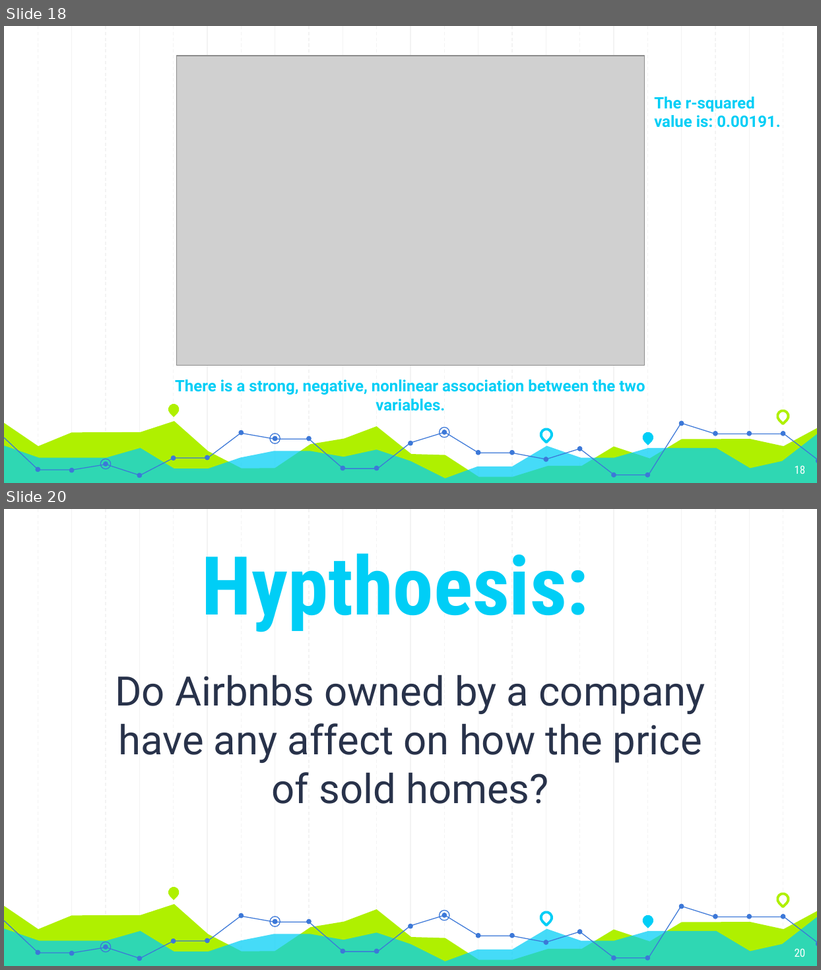
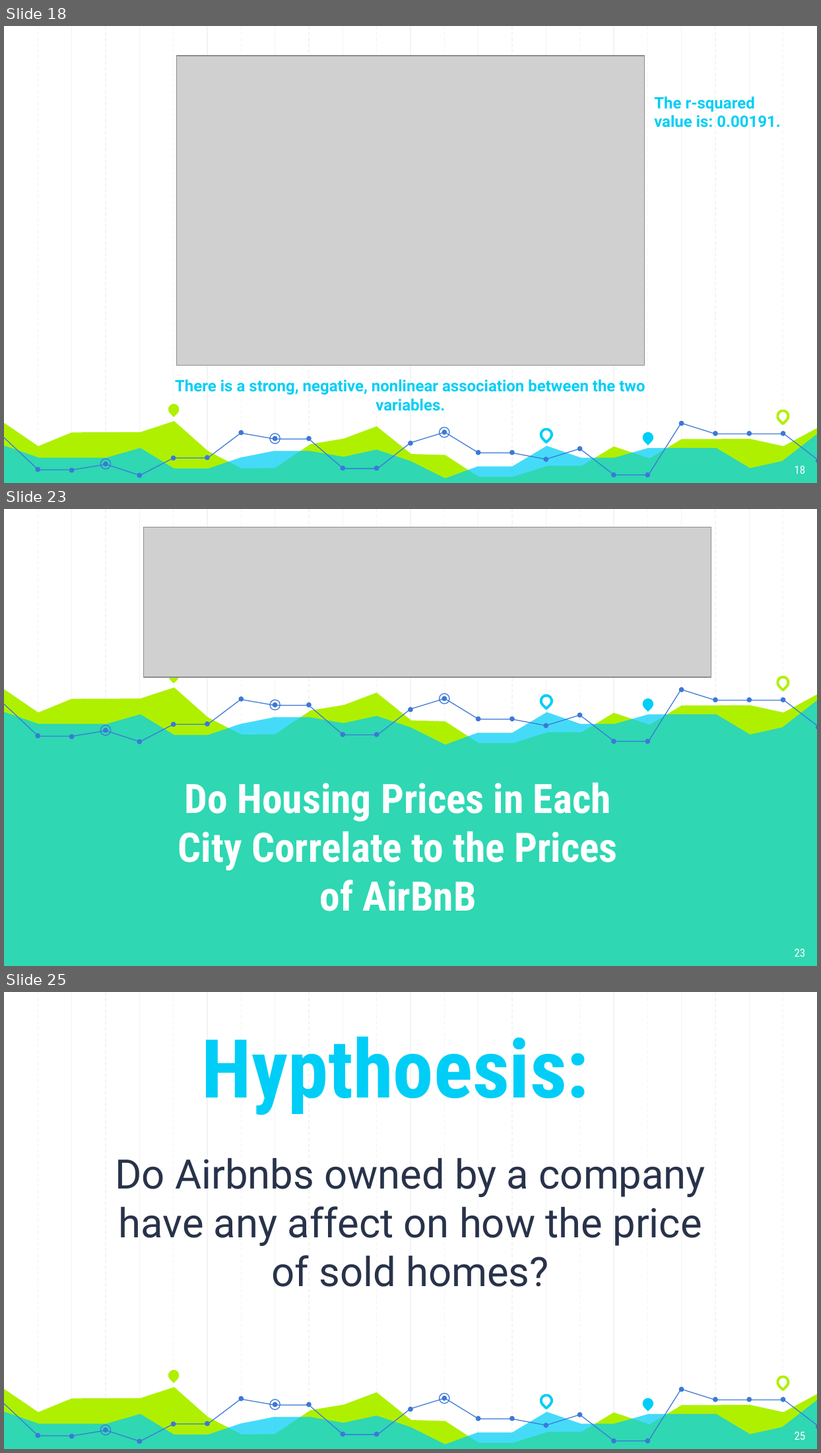
Before and after one commit to GT-Project1-A1/AirBNB, a slide deck: Project1_FinalPresentation.pptx. Shown one above the other, each under a label of ours: slides 18 and 20 before the commit, slides 18, 23 and 25 after it; the slides between them are not shown. The pictures are 821x970 and 821x1453 pixels, drawn with LibreOffice and Linux fonts; fonts in the diff are those of the drawing; grey boxes stand for pictures. Boxes give left, top, right and bottom in pixels: in the first picture for what was removed or moved away, otherwise in the second. Text is boxed around its words. In the diff, an @@ line names an element or a change of style, - is before the commit and + after.

```diff
--- a/Project1_FinalPresentation.pptx
+++ b/Project1_FinalPresentation.pptx
@@ slide 23 added at <box>4,509,817,966</box>, background #FFFFFF; not listed: 23 template elements that a slide beside it also shows @@
@@ picture added at <box>144,527,712,677</box> @@
@@ teardrop added at <box>166,668,181,683</box>, fill #AFF000 @@
@@ teardrop added at <box>775,675,790,690</box>, outline #AFF000 2.25 pt @@
@@ freeform shape added at <box>4,688,817,966</box>, fill #AFF000 @@
@@ freeform shape added at <box>4,699,817,966</box>, fill #00CEF6 at 73% opacity @@
@@ freeform shape added at <box>4,699,377,741</box>, outline #3C78D8 0.75 pt @@
@@ ellipse added at <box>270,700,281,711</box>, outline #3C78D8 0.75 pt @@
@@ freeform shape added at <box>377,689,681,741</box>, outline #3C78D8 0.75 pt @@
@@ ellipse added at <box>439,694,450,704</box>, outline #3C78D8 0.75 pt @@
@@ teardrop added at <box>539,693,553,708</box>, outline #00CEF6 2.25 pt @@
@@ teardrop added at <box>640,696,655,711</box>, fill #00CEF6 @@
@@ freeform shape added at <box>682,690,817,726</box>, outline #3C78D8 0.75 pt @@
@@ ellipse added at <box>101,725,112,736</box>, outline #3C78D8 0.75 pt @@
@@ group added at <box>36,687,817,744</box>: 24 ellipses @@
@@ title added at <box>178,782,618,912</box>, 36 pt, text #FFFFFF, bold @@
+Do Housing Prices in Each City Correlate to the Prices of AirBnB
@@ page number added at <box>795,949,806,957</box>, 10 pt, text #FFFFFF @@
+23
@@ what was slide 20 is now slide 25 @@
@@ page number at <box>795,1432,806,1440</box>: text changed @@
-20
+25
```
Also in this commit, not shown: 7 slides changed, 4 other slides added, 1 other file.
